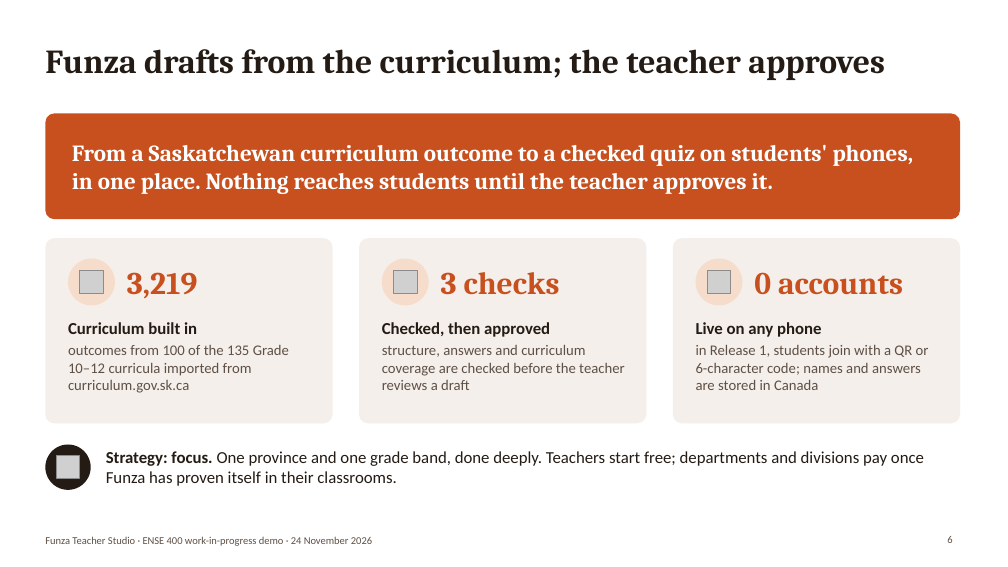
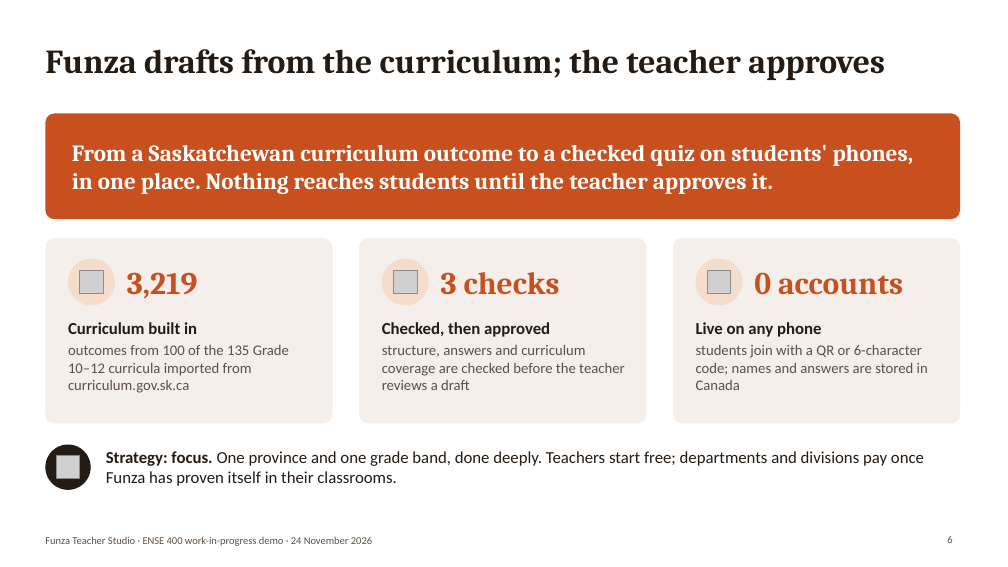
Before and after one commit to Binborg1/Final-2027, a slide deck: slide 6 of docs/06_presentations/01_work_in_progress_demo/01_work_in_progress_demo.pptx. Drawn at 1008x567 pixels with LibreOffice and Linux fonts; fonts in the diff are those of the drawing; grey boxes stand for pictures. Boxes give left, top, right and bottom in pixels: in the first picture for what was removed or moved away, otherwise in the second. Text is boxed around its words. In the diff, an @@ line names an element or a change of style, - is before the commit and + after.

```diff
--- a/docs/06_presentations/01_work_in_progress_demo/01_work_in_progress_demo.pptx
+++ b/docs/06_presentations/01_work_in_progress_demo/01_work_in_progress_demo.pptx
@@ text at (x1=696, y1=345, x2=928, y2=390): text changed @@
-in Release 1, students join with a QR or 6-character code; names and answers are stored in Canada
+students join with a QR or 6-character code; names and answers are stored in Canada
```
Also in this commit, not shown: 7 other slides changed, 1 slide added, 2 slides removed, 3 other files.
